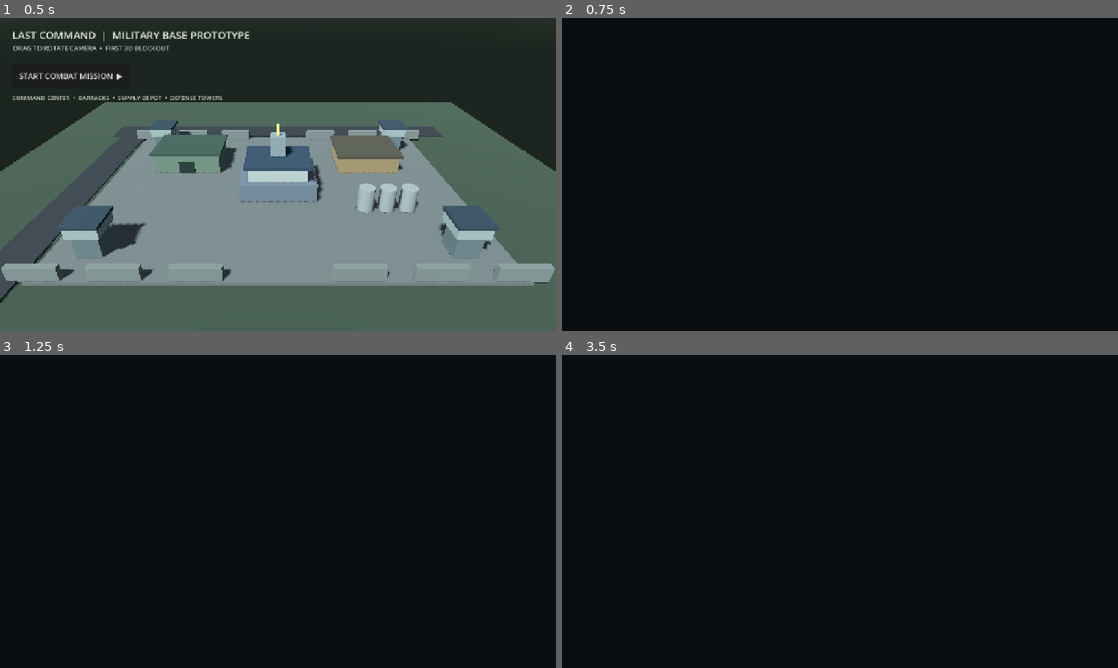
Above: before the commit, frames 1-4 (two rows, left to right).
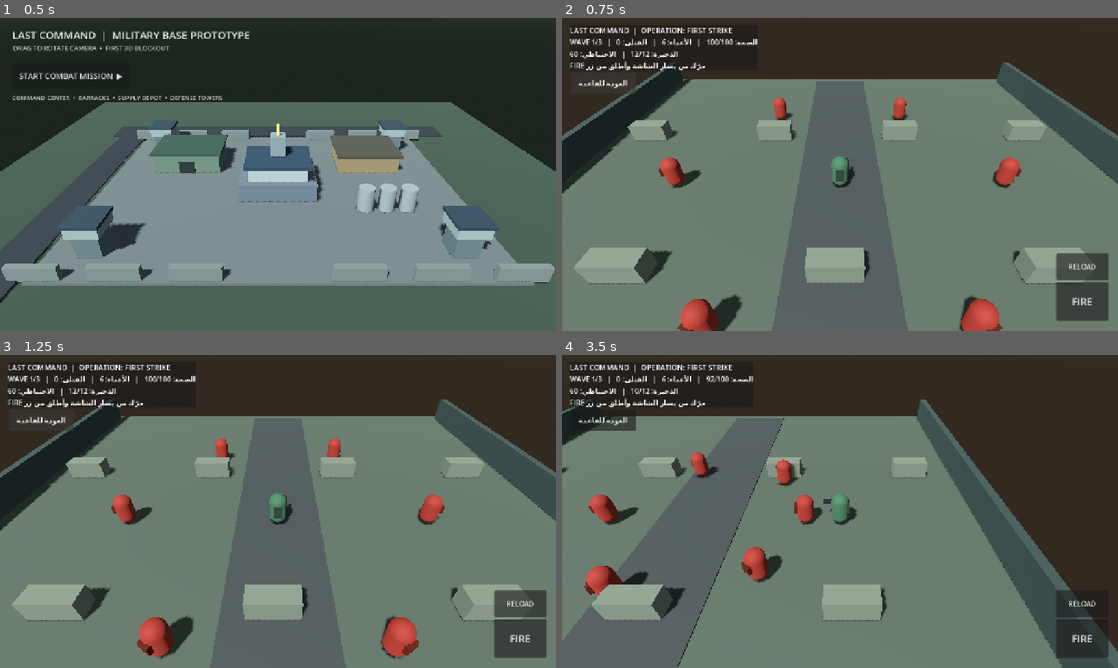
Above: after the commit, the same moments.

Repository: alshwqazf70-svg/last-command-android
Game: Godot game, scene res://scenes/base_preview.tscn
The game is run twice, just before and just after one commit, with the same random seed, the same clock (stepped at 60 frames per second) and the same inputs.
Inputs (mouse positions are in pixels of both pictures, inside the frame that each line leads up to):
- Up to frame 1 (0.5 s): no input
- Up to frame 2 (0.75 s): click "START COMBAT MISSION ▶" at 0.5 s
- Up to frame 3 (1.25 s): no input
- Up to frame 4 (3.5 s): tap Enter (ui_accept) at 1.25, 1.52 s; move the mouse to (962, 495) at 1.27 s; hold Right (ui_right) 1.28-2 s; click (962, 495) at 1.42 s; drag from (728, 527) to (812, 574) at 2.02 s; move the mouse to (895, 442) at 2.77 s; hold Right (ui_right) from 2.78 s (still down)

Frame 1 is identical in both runs. In frame 2, 98% of the frame differs, in the area x 0-100%, y 0-100%; in frame 3, 98%; in frame 4, 99%.
Error before the commit: Parse Error: Expected new line after "\". (res://scripts/mission.gd:199)

Commit message:
Fix mission HUD references and independent enemy attack timers

Diff:
--- a/project/scripts/mission.gd
+++ b/project/scripts/mission.gd
@@ -16,6 +16,8 @@
 var reload_timer := 0.0
 var hit_marker_timer := 0.0
 var hit_marker_label: Label
+var hud_layer: CanvasLayer
+var reload_button: Button
 var joystick_touch := -1
 var joystick_origin := Vector2.ZERO
 var joystick_vector := Vector2.ZERO
@@ -137,12 +139,12 @@
 		enemies.append({"node": enemy, "hp": 12 if is_boss_wave else (3 if wave == 2 else 2), "attack": 0.0, "boss": is_boss_wave})
 
 func _build_hud() -> void:
-	var layer := CanvasLayer.new()
-	add_child(layer)
+	hud_layer = CanvasLayer.new()
+	add_child(hud_layer)
 	var panel := PanelContainer.new()
 	panel.position = Vector2(18, 16)
 	panel.custom_minimum_size = Vector2(290, 94)
-	layer.add_child(panel)
+	hud_layer.add_child(panel)
 	var column := VBoxContainer.new()
 	panel.add_child(column)
 	hud_label = Label.new()
@@ -170,9 +172,9 @@
 	fire_button.offset_bottom = -24
 	fire_button.add_theme_font_size_override("font_size", 23)
 	fire_button.pressed.connect(_shoot)
-	layer.add_child(fire_button)
-
-	var reload_button := Button.new()
+	hud_layer.add_child(fire_button)
+
+	reload_button = Button.new()
 	reload_button.text = "RELOAD"
 	reload_button.custom_minimum_size = Vector2(112, 54)
 	reload_button.anchor_left = 1.0
@@ -184,19 +186,23 @@
 	reload_button.offset_right = -22
 	reload_button.offset_bottom = -118
 	reload_button.pressed.connect(_start_reload)
-	layer.add_child(reload_button)
+	hud_layer.add_child(reload_button)
 
 	var back := Button.new()
 	back.text = "العودة للقاعدة"
 	back.position = Vector2(20, 126)
 	back.custom_minimum_size = Vector2(150, 48)
 	back.pressed.connect(func(): get_tree().change_scene_to_file("res://scenes/base_preview.tscn"))
-	layer.add_child(back)
+	hud_layer.add_child(back)
 
 func _process(delta: float) -> void:
 	if mission_finished:
 		return
-	fire_cooldown = maxf(0.0, fire_cooldown - delta)\n\tif hit_marker_timer > 0.0:\n\t\thit_marker_timer = maxf(0.0, hit_marker_timer - delta)\n\t\tif hit_marker_timer == 0.0 and hit_marker_label != null:\n\t\t\thit_marker_label.visible = false
+	fire_cooldown = maxf(0.0, fire_cooldown - delta)
+	if hit_marker_timer > 0.0:
+		hit_marker_timer = maxf(0.0, hit_marker_timer - delta)
+		if hit_marker_timer == 0.0 and hit_marker_label != null:
+			hit_marker_label.visible = false
 	if reload_timer > 0.0:
 		reload_timer = maxf(0.0, reload_timer - delta)
 		if reload_timer == 0.0:
@@ -236,9 +242,14 @@
 		if distance > 1.25:
 			enemy.position += direction.normalized() * 1.65 * delta
 			enemy.look_at(Vector3(player_position.x, enemy.position.y, player_position.z), Vector3.UP)
-		elif enemy_attack_cooldown <= 0.0:
-			player_health = maxf(0.0, player_health - 8.0)
-			enemy_attack_cooldown = 0.8
+		else:
+			var attack_timer := maxf(0.0, float(entry.get("attack", 0.0)) - delta)
+			if attack_timer <= 0.0:
+				player_health = maxf(0.0, player_health - 8.0)
+				entry["attack"] = 0.8
+			else:
+				entry["attack"] = attack_timer
+			enemies[i] = entry
 			if player_health <= 0.0:
 				_finish_mission(false)
 
@@ -314,6 +325,8 @@
 func _finish_mission(won: bool) -> void:
 	mission_finished = true
 	fire_button.disabled = true
+	if reload_button != null:
+		reload_button.disabled = true
 	status_label.text = "MISSION COMPLETE!  +250 COINS" if won else "MISSION FAILED — حاول مرة أخرى"
 	if won:
 		var config := ConfigFile.new()
@@ -327,7 +340,8 @@
 	again.position = Vector2(18, 190)
 	again.custom_minimum_size = Vector2(190, 54)
 	again.pressed.connect(func(): get_tree().change_scene_to_file("res://scenes/base_preview.tscn"))
-	$CanvasLayer.add_child(again)
+	if hud_layer != null:
+		hud_layer.add_child(again)
 
 func _update_camera() -> void:
 	if camera == null:
